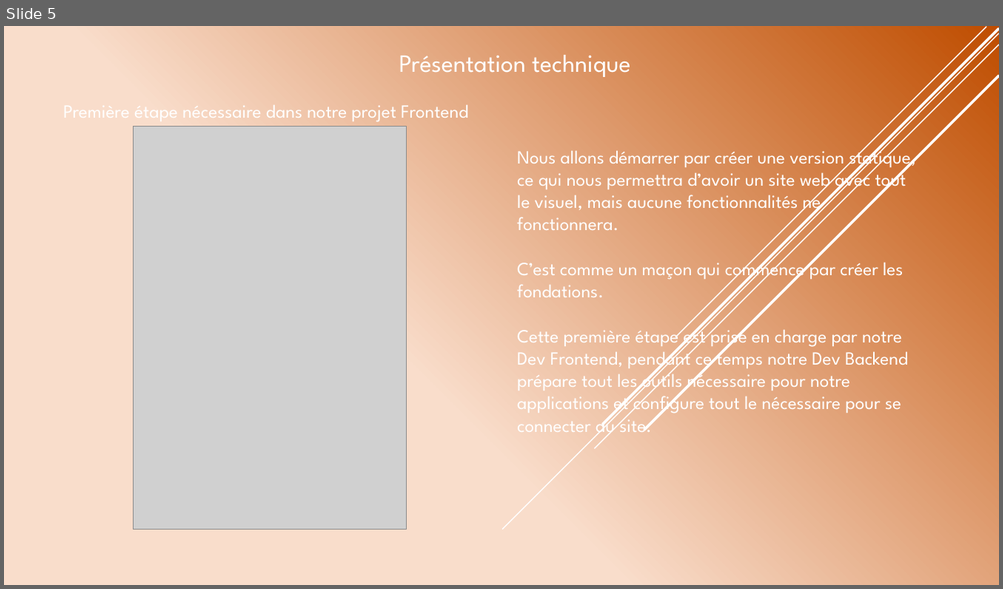
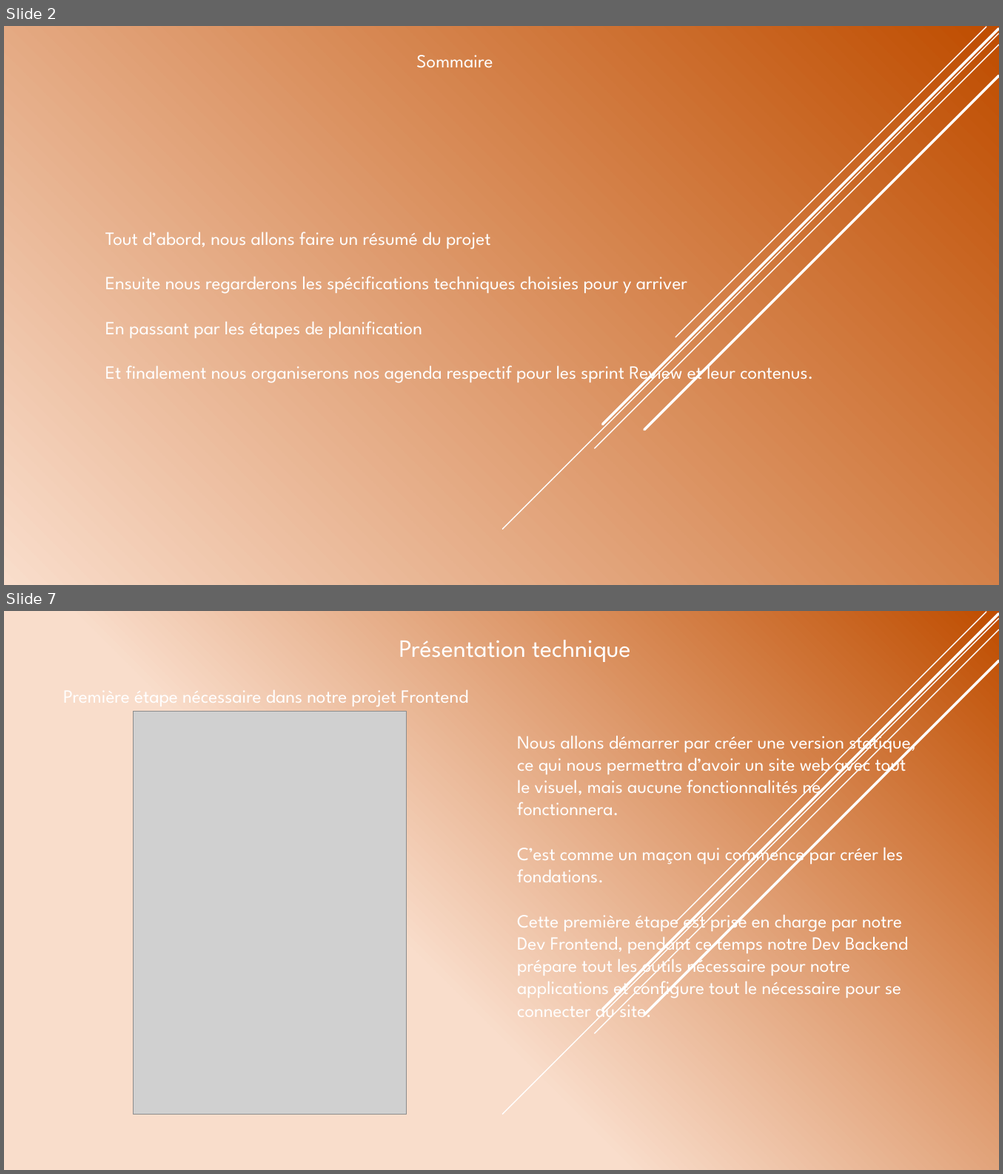
Before and after one commit to JordanKlashi/Projet-7, a slide deck: presentation/Présentation de la solution technique.pptx. Shown one above the other, each under a label of ours: slide 5 before the commit, slides 2 and 7 after it; the slides between them are not shown. The pictures are 1003x589 and 1003x1174 pixels, drawn with LibreOffice and Linux fonts; fonts in the diff are those of the drawing; grey boxes stand for pictures. Boxes give left, top, right and bottom in pixels: in the first picture for what was removed or moved away, otherwise in the second. Text is boxed around its words. In the diff, an @@ line names an element or a change of style, - is before the commit and + after.

Commit message:
edit projet
end projet

```diff
--- a/presentation/Présentation de la solution technique.pptx
+++ b/presentation/Présentation de la solution technique.pptx
@@ slide 2 added at [4,26,999,585], background gradient #F9DDCB to #C04D00; not listed: 5 template elements that a slide beside it also shows @@
@@ text added at [416,55,492,68], 18 pt, text #FFFFFF @@
+Sommaire
@@ text added at [105,232,813,386], 18 pt, text #FFFFFF @@
+Tout d’abord, nous allons faire un résumé du projet
+Ensuite nous regarderons les spécifications techniques choisies pour y arriver
+En passant par les étapes de planification
+Et finalement nous organiserons nos agenda respectif pour les sprint Review et leur contenus.
@@ what was slide 5 is now slide 7 @@
```
Also in this commit, not shown: 11 slides changed, 2 other slides added, 3 slides removed, 10 other files.
